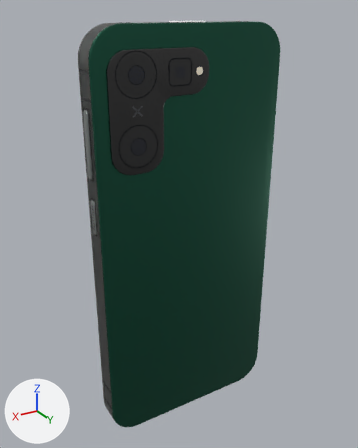
Before and after pictures for a commit that changed the glTF model models/oy0x0-pro.glb.
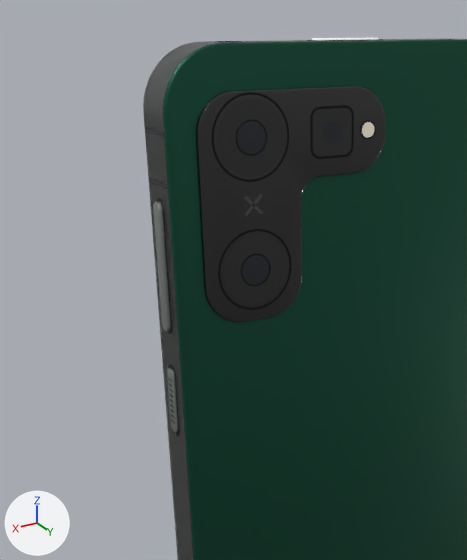
The first picture shows the older version from a 50 mm lens placed at (0.0892, 0.1434, 0.0783), pointed at (0.0015, -0.0028, 0.0052). The close-ups show the older and then the newer version on the part from 0% to 71% of the width and 0% to 68% of the height of that picture. Only the edits that show in the close-ups are written down. The axes (+X, +Y, +Z) are drawn at lower left. The lights are the same throughout. Where no turn or scale is listed for an object, it has been applied to the vertices. Vertices at exactly the same position are counted once.

In view in the first close-up: 'Body', 'CamPlate', 'CameraModules', 'FrameGlass', 'Periscope', 'PowerButton', 'VolumeRocker' and 7 more.
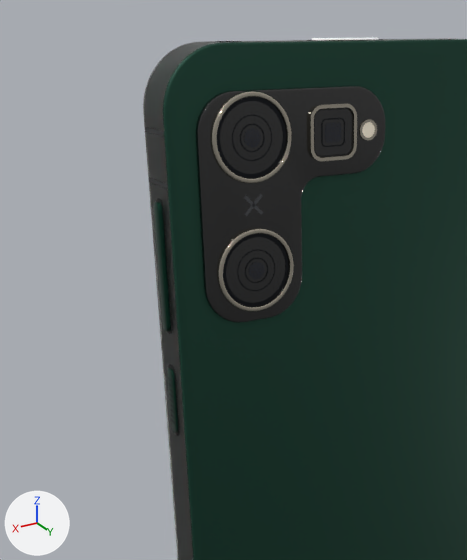
Location of each change, [x1, y1, x2, y2] in pixels of the close-ups (467 x 560 px; the box of a moved part takes in the faces that stretch with it):
'CameraModules', reshaped
    before: [212, 92, 291, 310]
    after: [211, 91, 294, 312]
'Periscope', reshaped (9% wider, 7% taller)
    before: [310, 105, 354, 159]
    after: [309, 103, 357, 161]
'VolumeRocker', recoloured (grey to dark green)
    both: [153, 202, 171, 331]
'PowerButton', recoloured (darker)
    both: [167, 368, 178, 432]
part 1 of me_cameramodules, moved or reshaped
    before: [212, 92, 289, 182]
    after: [232, 115, 272, 161]
part 2 of me_cameramodules, moved or reshaped
    before: [218, 229, 291, 310]
    after: [240, 124, 265, 152]
part 3 of me_cameramodules, rebuilt
    before: [217, 98, 285, 176]
    after: [217, 96, 287, 178]
part 4 of me_cameramodules, rebuilt
    before: [223, 234, 287, 305]
    after: [223, 233, 289, 307]
part 5 of me_cameramodules, added
    after: [211, 91, 292, 183]
part 6 of me_cameramodules, added
    after: [217, 228, 294, 312]

Patch to the scene script:
```diff
--- a/models/oy0x0-pro.glb.py
+++ b/models/oy0x0-pro.glb.py
@@ mat_frame @@
 mat_frame = principled_material('Frame')
-mat_frame.base_color = (0.386, 0.423, 0.413)  # grey #a7aeac
+mat_frame.base_color = (0.0116, 0.0685, 0.0437)  # dark green #1c4a3b
 mat_frame.metallic = 0.9
@@ me_cameramodules @@
-me_cameramodules.from_pydata(...)  # 2212 vertices, 4408 faces; spans x 0.0143..0.0282, y 0.0056..0.0057, z 0.0321..0.0677
+me_cameramodules.from_pydata(...)  # 6916 vertices, 13424 faces; spans x 0.0141..0.0284, y 0.0056..0.0064, z 0.0319..0.0679
+# me_cameramodules part 1: the loose piece of 288 vertices spanning x 0.0143..0.0282, y 0.0056, z 0.0538..0.0677 is scaled about its middle by (0.518, 0.857, 0.518), then moved by (0.0, 0.0003, 0.0)
+# me_cameramodules part 2: the loose piece of 288 vertices spanning x 0.0143..0.0282, y 0.0056, z 0.0321..0.046 is scaled about its middle by (0.312, 0.857, 0.312), then moved by (0.0, 0.0004, 0.0218)
+# me_cameramodules part 3: the loose piece of 433 vertices spanning x 0.0147..0.0279, y 0.0056..0.0057, z 0.0542..0.0674 is rebuilt with 384 vertices and now spans x 0.0149..0.0276, y 0.0058..0.0059, z 0.0544..0.0671, in mat_lensring (dark grey #2b2d31)
+# me_cameramodules part 4: the loose piece of 433 vertices spanning x 0.0147..0.0279, y 0.0056..0.0057, z 0.0324..0.0456 is rebuilt with 384 vertices and now spans x 0.0149..0.0276, y 0.0058..0.0059, z 0.0327..0.0454, in mat_lensring (dark grey #2b2d31)
+# me_cameramodules part 5: a new loose piece of 1344 vertices spanning x 0.0141..0.0284, y 0.0056..0.0064, z 0.0536..0.0679, in mat_lensrim (light grey #c9c2b2)
+# me_cameramodules part 6: a new loose piece of 1344 vertices spanning x 0.0141..0.0284, y 0.0056..0.0064, z 0.0319..0.0462, in mat_lensrim (light grey #c9c2b2)
+# other edits to the shape of me_cameramodules do not show in these pictures
 me_cameramodules.materials.append(mat_lensring)
@@ me_cameramodules @@
 me_cameramodules.materials.append(mat_lensinner)
+me_cameramodules.materials.append(mat_lensrim)  # light grey #c9c2b2
+me_cameramodules.materials.append(mat_dark)  # black #0b0b0c
@@ me_periscope @@
-me_periscope.from_pydata(...)  # 180 vertices, 408 faces; spans x 0.00175..0.01025, y 0.00558..0.00563, z 0.0565..0.065
+me_periscope.from_pydata(...)  # 420 vertices, 900 faces; spans x 0.00145..0.01055, y 0.00555..0.0062, z 0.0562..0.0653
+# me_periscope part 7: the loose piece of 140 vertices spanning x 0.00175..0.01025, y 0.00558..0.00562, z 0.0565..0.065 is rebuilt with 180 vertices and now spans x 0.00145..0.01055, y 0.00555..0.0062, z 0.0562..0.0653
+# other edits to the shape of me_periscope do not show in these pictures
 me_periscope.materials.append(mat_lensring)
@@ me_periscope @@
 me_periscope.materials.append(mat_lensinner)
+me_periscope.materials.append(mat_lensrim)  # light grey #c9c2b2
+me_periscope.materials.append(mat_dark)  # black #0b0b0c
```
